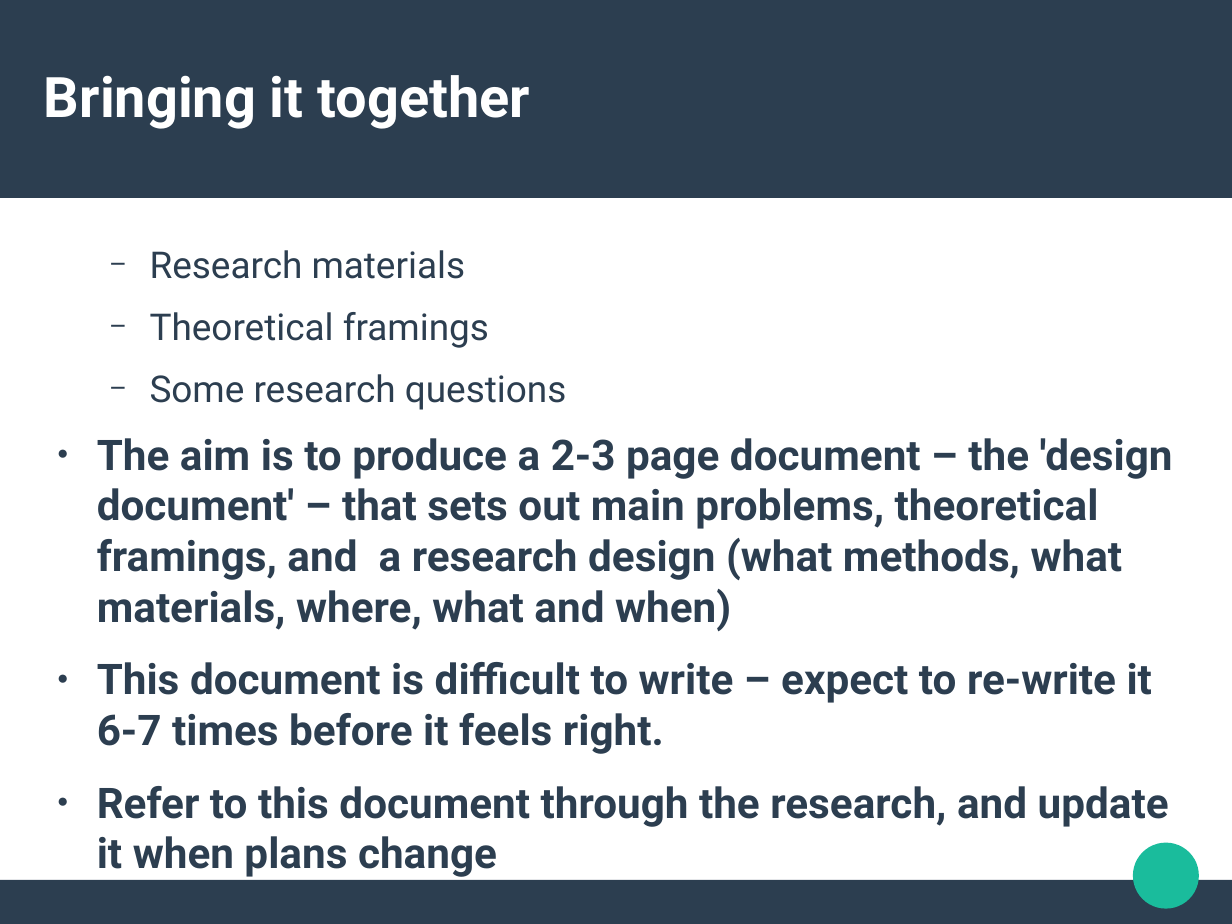
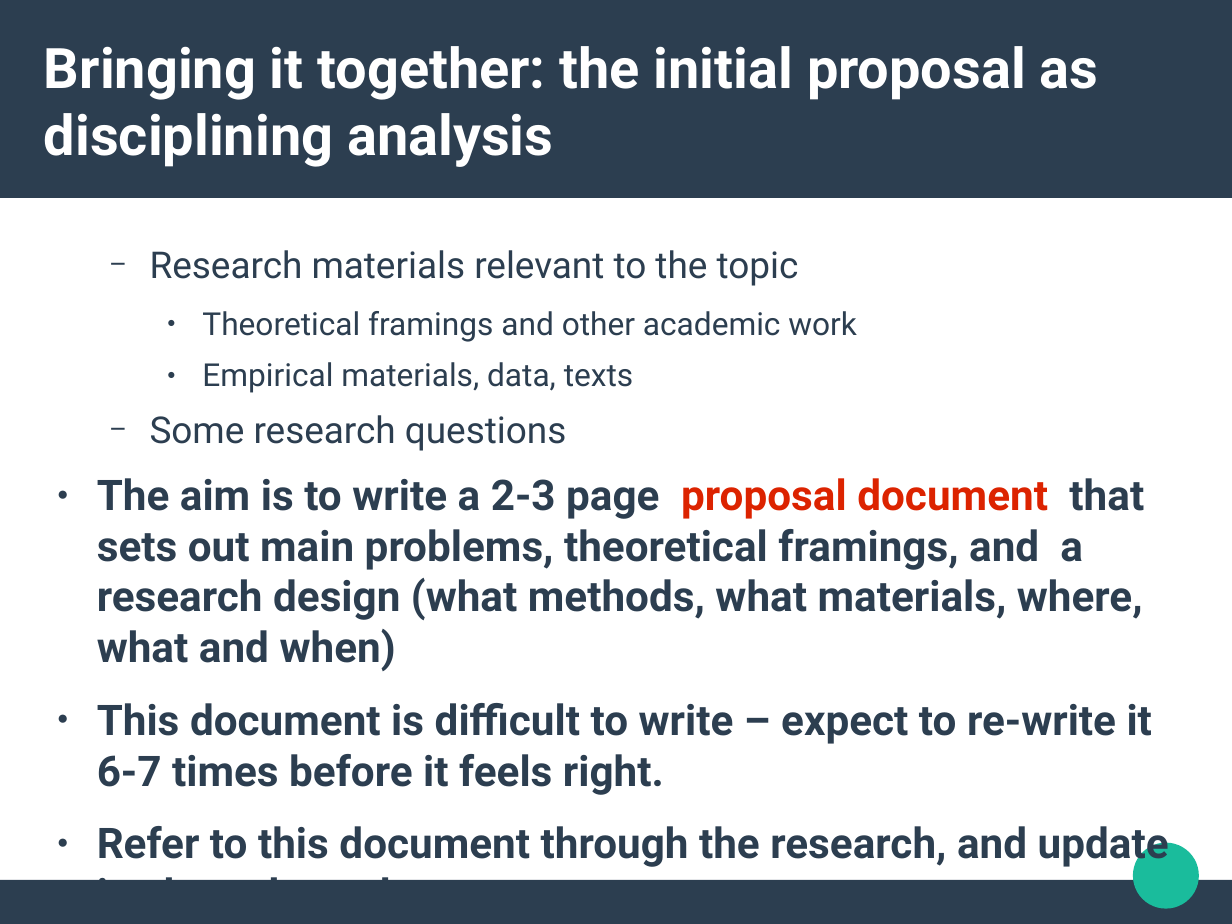
Before and after one commit to rian39/socl923, a slide deck: slide 16 of lectures/week8.odp. Drawn at 1232x924 pixels with LibreOffice and Linux fonts; fonts in the diff are those of the drawing. Boxes give left, top, right and bottom in pixels: in the first picture for what was removed or moved away, otherwise in the second. Text is boxed around its words. In the diff, an @@ line names an element or a change of style, - is before the commit and + after.

```diff
--- a/lectures/week8.odp
+++ b/lectures/week8.odp
@@ title at (44,46,1099,167): text changed @@
-Bringing it together
+Bringing it together: the initial proposal as disciplining analysis
@@ text at (150,250,857,393): text changed; size 23.8 to 20.4 pt @@
-  − Research materials
-  − Theoretical framings
+  − Research materials relevant to the topic
+    ● Theoretical framings and other academic work
+    ● Empirical materials, data, texts
@@ text at (97,478,1144,671): text changed @@
-● The aim is to produce a 2-3 page document – the 'design document' – that sets out main problems, theoretical framings, and a research design (what methods, what materials, where, what and when)
+● The aim is to write a 2-3 page proposal document that sets out main problems, theoretical framings, and a research design (what methods, what materials, where, what and when)
```
Also in this commit, not shown: 9 other slides changed, 3 slides added, 2 slides removed, 2 other files.
